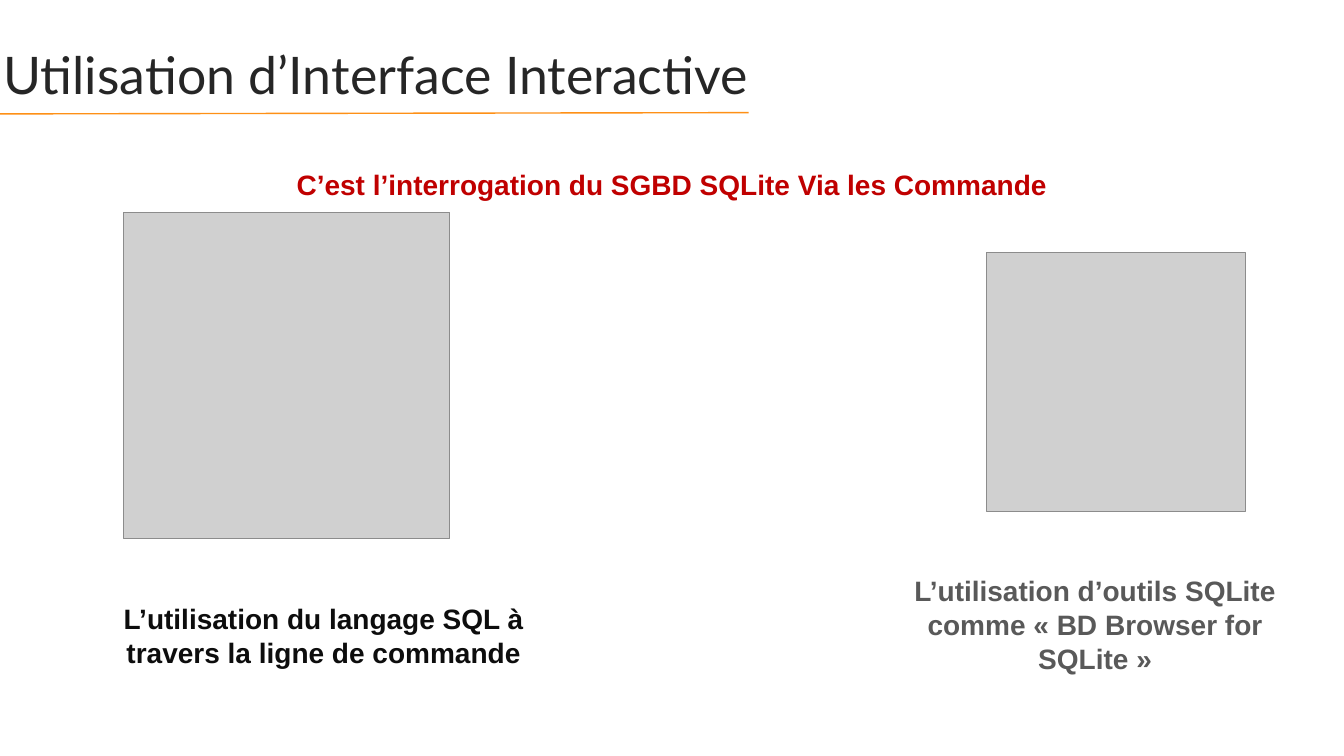
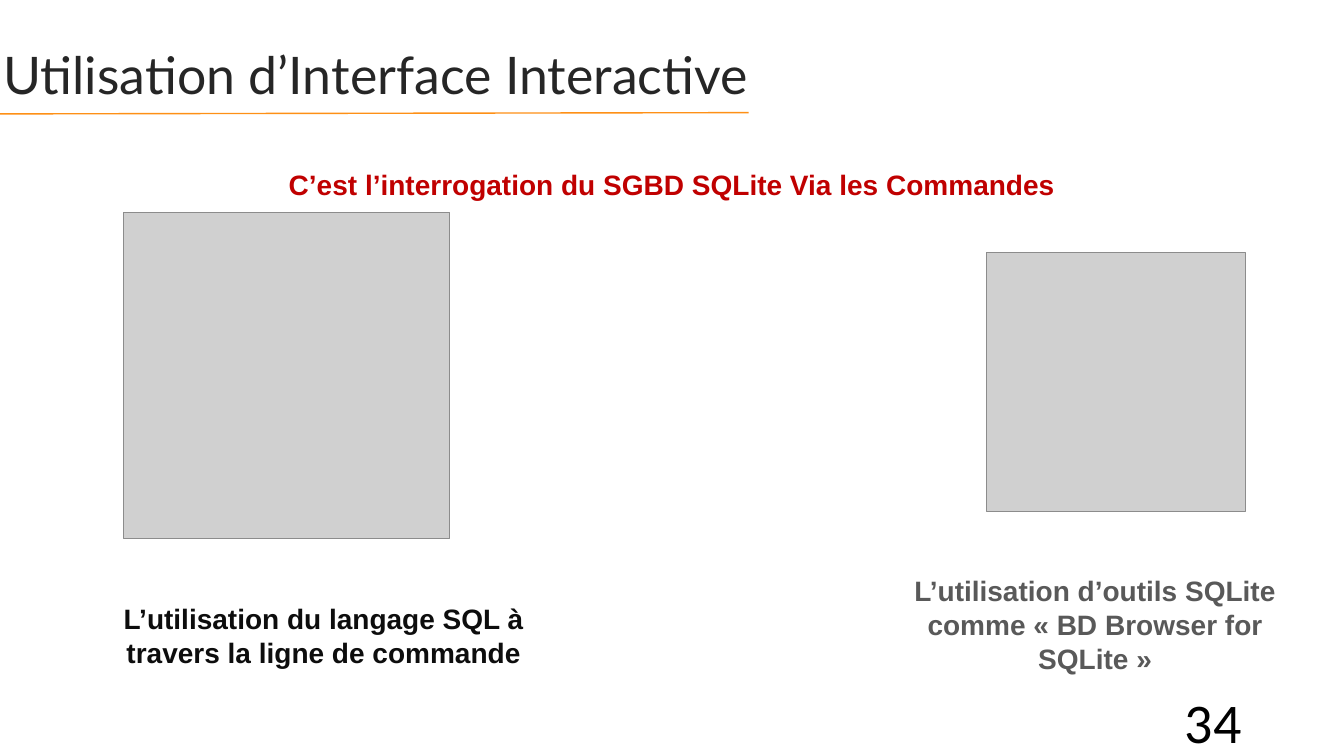
Before and after one commit to web-ai-master/academic-projects, a slide deck: slide 34 of Architecture SGBD/Project/presentation/Presentation-projet-SQLite.pptx. Drawn at 1344x756 pixels with LibreOffice and Linux fonts; fonts in the diff are those of the drawing; grey boxes stand for pictures. Boxes give left, top, right and bottom in pixels: in the first picture for what was removed or moved away, otherwise in the second. Text is boxed around its words. In the diff, an @@ line names an element or a change of style, - is before the commit and + after.

Commit message:
Clean folder of project - SGBD

```diff
--- a/Architecture SGBD/Project/presentation/Presentation-projet-SQLite.pptx
+++ b/Architecture SGBD/Project/presentation/Presentation-projet-SQLite.pptx
@@ text at (x1=289, y1=174, x2=1054, y2=200): text changed @@
-C’est l’interrogation du SGBD SQLite Via les Commande
+C’est l’interrogation du SGBD SQLite Via les Commandes
@@ page number added at (x1=1185, y1=706, x2=1242, y2=744), 40 pt, text #000000 @@
+34
```
Also in this commit, not shown: 46 other slides changed, 32 other files.
